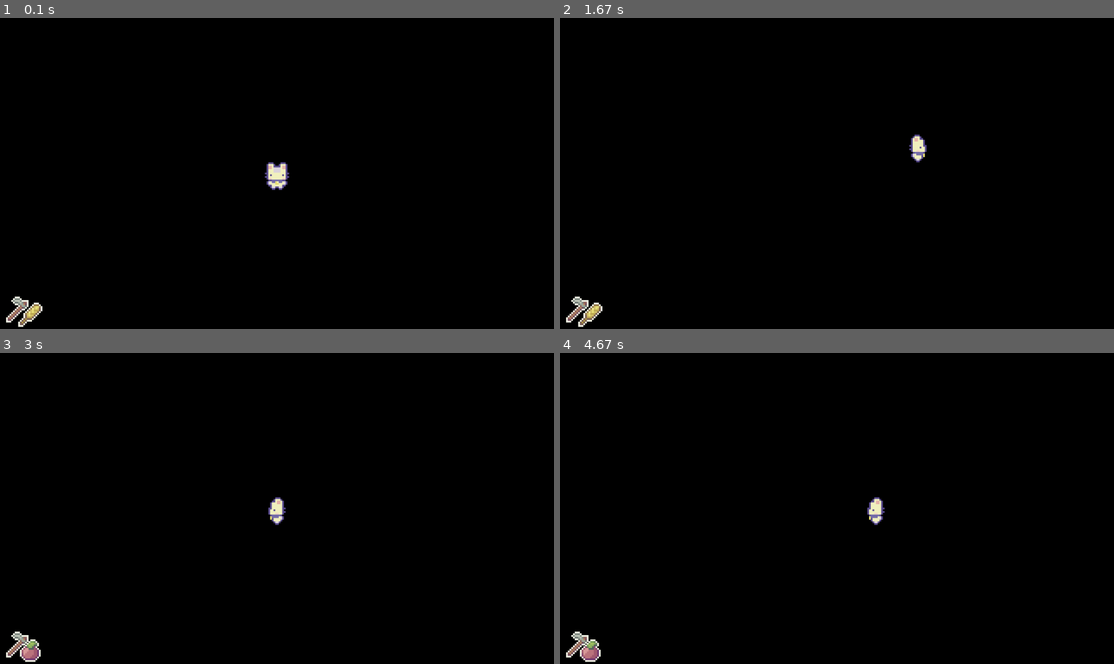
Above: before the commit, frames 1-4 (two rows, left to right).
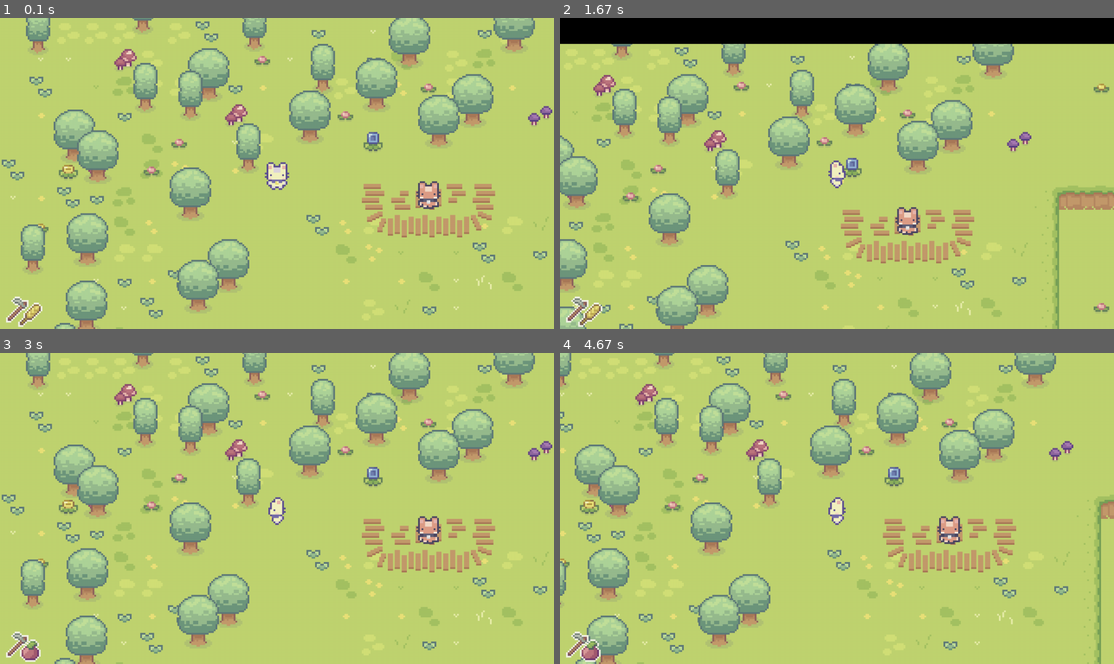
Above: after the commit, the same moments.

Repository: lostsidewalk/pygame-stardew-valley
Game: pygame game, started from main.py
The game is run twice, just before and just after one commit, with the same random seed, the same clock (stepped at 60 frames per second) and the same inputs.
Inputs:
- Up to frame 1 (0.1 s): no input
- Up to frame 2 (1.67 s): hold Right 0.33-0.8 s; hold Up 0.83-1.13 s; hold Right 1.17-1.63 s
- Up to frame 3 (3 s): hold Left 1.67-2.2 s; tap E at 1.82 s; hold Down 2.23-2.53 s; hold Left 2.57-2.97 s
- Up to frame 4 (4.67 s): hold Up 3-3.37 s; tap E at 3.15, 4.62 s; hold Right 3.4-4.03 s; hold Down 4.07-4.43 s; hold Left from 4.47 s (still down)

The runs differ from the first frame. In frame 1, 99% of the frame differs, in the area x 0-100%, y 0-100%; in frame 2, 91%; in frame 3, 99%; in frame 4, 100%.

Commit message:
Added basic camera support, layered rendering

Diff:
--- a/level.py
+++ b/level.py
@@ -2,13 +2,14 @@
 from settings import *
 from player import Player
 from overlay import Overlay
+from sprites import Generic
 
 
 class Level:
     def __init__(self):
         self.display_surface = pygame.display.get_surface()  # screen
 
-        self.all_sprites = pygame.sprite.Group()  # sprite groups
+        self.all_sprites = CameraGroup()  # sprite groups
 
         self.setup()
 
@@ -17,8 +18,31 @@
     def setup(self):
         self.player = Player((640, 360), self.all_sprites)  # move to __init__
 
+        Generic(
+            pos=(0, 0),
+            surface=pygame.image.load('graphics/world/ground.png').convert_alpha(),
+            groups=self.all_sprites,
+            z=LAYERS['ground'])
+
     def run(self, dt):
         self.display_surface.fill('black')
-        self.all_sprites.draw(self.display_surface)
+        self.all_sprites.custom_draw(self.player)
         self.all_sprites.update(dt)
         self.overlay.display()
+
+
+class CameraGroup(pygame.sprite.Group):
+    def __init__(self):
+        super().__init__()
+        self.display_surface = pygame.display.get_surface()
+        self.offset = pygame.math.Vector2()
+
+    def custom_draw(self, player):
+        self.offset.x = player.rect.centerx - SCREEN_WIDTH / 2
+        self.offset.y = player.rect.centery - SCREEN_HEIGHT / 2
+        for layer in LAYERS.values():
+            for sprite in self.sprites():
+                if sprite.z == layer:
+                    offset_rect = sprite.rect.copy()
+                    offset_rect.center -= self.offset
+                    self.display_surface.blit(sprite.image, offset_rect)
--- a/player.py
+++ b/player.py
@@ -14,6 +14,7 @@
         # general setup
         self.image = self.animations[self.status][self.frame_index]
         self.rect = self.image.get_rect(center=pos)
+        self.z = LAYERS['main']
         # movement attributes
         self.direction = pygame.math.Vector2()
         self.pos = pygame.math.Vector2(self.rect.center)
--- a/settings.py
+++ b/settings.py
@@ -6,3 +6,18 @@
     'tool': (40, SCREEN_HEIGHT - 15),
     'seed': (70, SCREEN_HEIGHT - 5)
 }
+
+# layers will be drawn in the order specified by the entry value
+LAYERS = {
+    'water': 0,
+    'ground': 1,
+    'soil': 2,
+    'soil-water': 3,
+    'rain-floor': 4,
+    'house-bottom': 5,
+    'ground-plant': 6,
+    'main': 7,
+    'house-top': 8,
+    'fruit': 9,
+    'rain-drops': 10,
+}
--- /dev/null
+++ b/sprites.py
@@ -0,0 +1,10 @@
+import pygame
+from settings import *
+
+
+class Generic(pygame.sprite.Sprite):
+    def __init__(self, pos, surface, groups, z=LAYERS['main']):
+        super().__init__(groups)
+        self.image = surface
+        self.rect = self.image.get_rect(topleft=pos)
+        self.z = z
